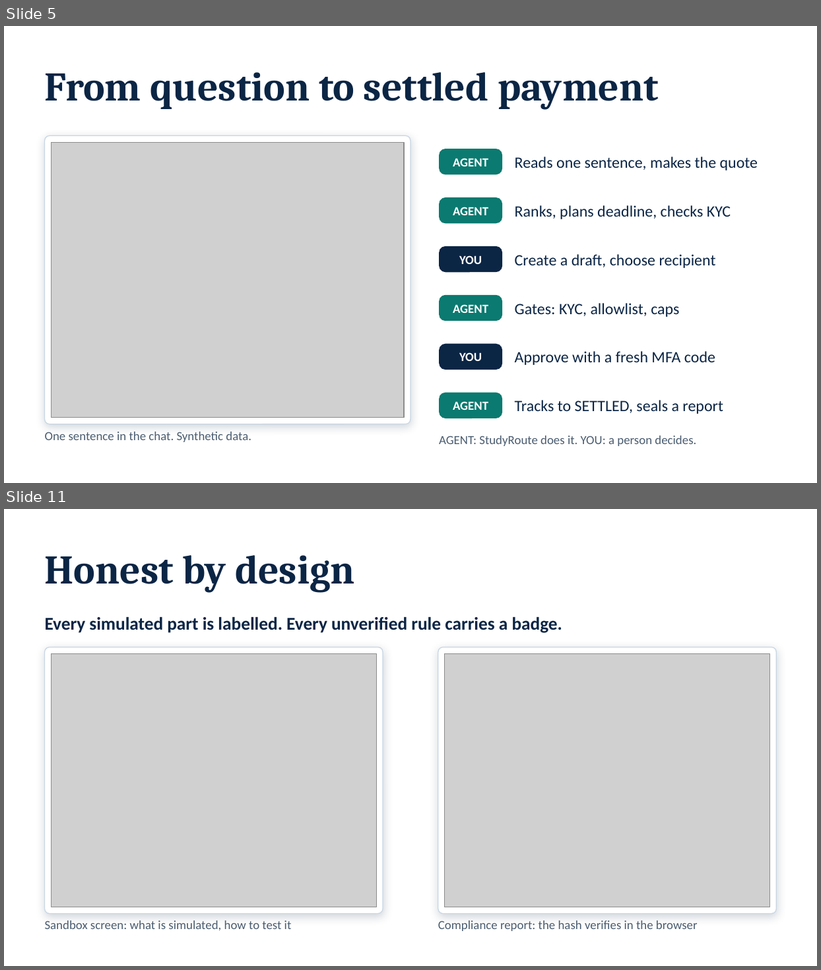
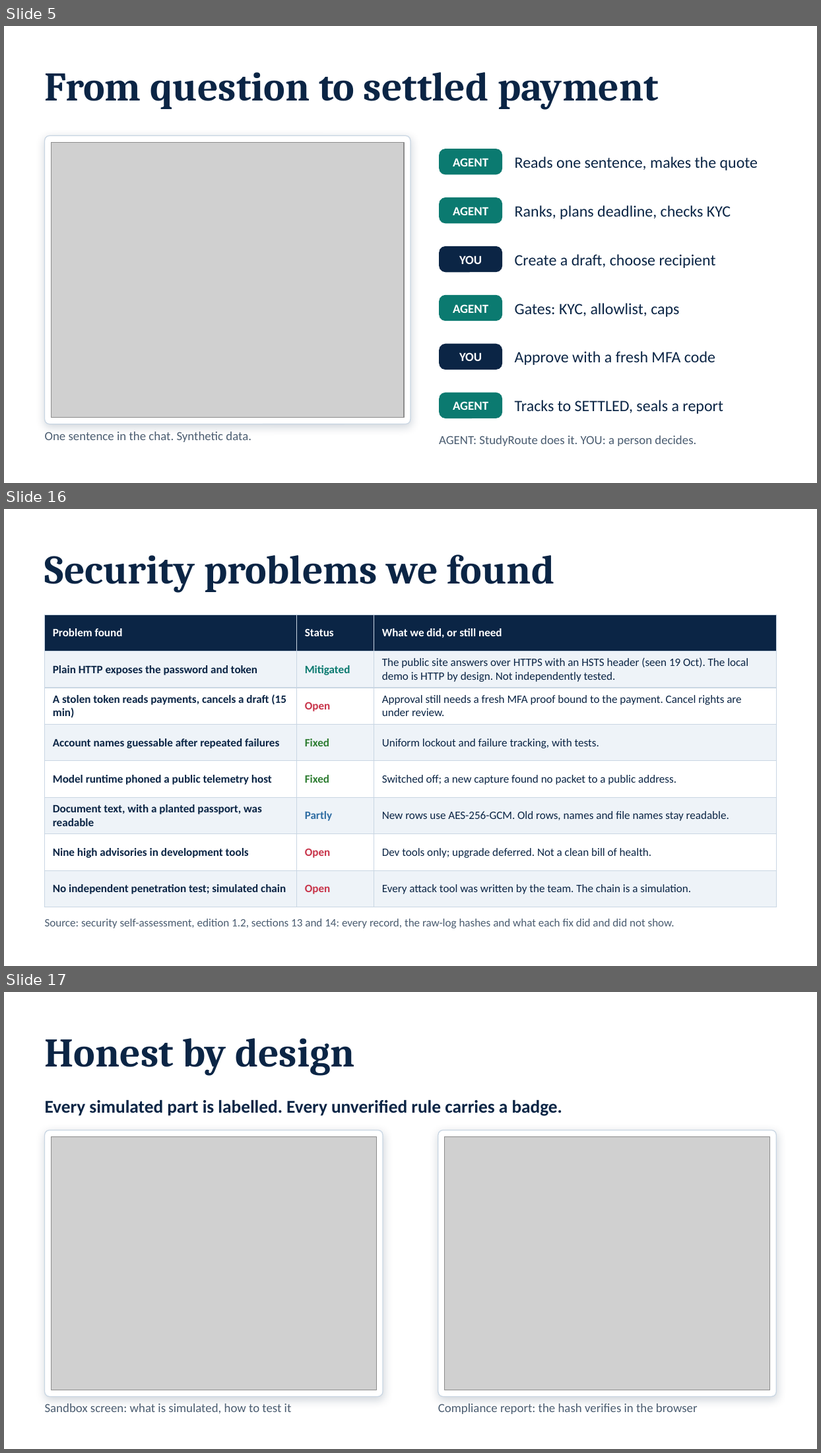
Before and after one commit to NoobCrow/StudyRoute, a slide deck: submission/StudyRoute_Deck.pptx. Shown one above the other, each under a label of ours: slides 5 and 11 before the commit, slides 5, 16 and 17 after it; the slides between them are not shown. The pictures are 821x970 and 821x1453 pixels, drawn with LibreOffice and Linux fonts; fonts in the diff are those of the drawing; grey boxes stand for pictures. Boxes give left, top, right and bottom in pixels: in the first picture for what was removed or moved away, otherwise in the second. Text is boxed around its words. In the diff, an @@ line names an element or a change of style, - is before the commit and + after.

```diff
--- a/submission/StudyRoute_Deck.pptx
+++ b/submission/StudyRoute_Deck.pptx
@@ slide 16 added at (4,509,817,966), background #FFFFFF @@
@@ title added at (45,555,554,593), 36 pt, text #0B2545, bold @@
+Security problems we found
@@ table added at (45,615,776,897), 8 rows, 3 columns @@
+Problem found | Status | What we did, or still need
+Plain HTTP exposes the password and token | Mitigated | The public site answers over HTTPS with an HSTS header (seen 19 Oct). The local demo is HTTP by design. Not independently tested.
+A stolen token reads payments, cancels a draft (15 min) | Open | Approval still needs a fresh MFA proof bound to the payment. Cancel rights are under review.
+Account names guessable after repeated failures | Fixed | Uniform lockout and failure tracking, with tests.
+Model runtime phoned a public telemetry host | Fixed | Switched off; a new capture found no packet to a public address.
+Document text, with a planted passport, was readable | Partly | New rows use AES-256-GCM. Old rows, names and file names stay readable.
+Nine high advisories in development tools | Open | Dev tools only; upgrade deferred. Not a clean bill of health.
+No independent penetration test; simulated chain | Open | Every attack tool was written by the team. The chain is a simulation.
@@ text added at (45,919,675,929), 10 pt, text #4A5C70 @@
+Source: security self-assessment, edition 1.2, sections 13 and 14: every record, the raw-log hashes and what each fix did and did not show.
@@ what was slide 11 is now slide 17 @@
```
Also in this commit, not shown: 7 slides changed, 6 other slides added, 29 other files.
